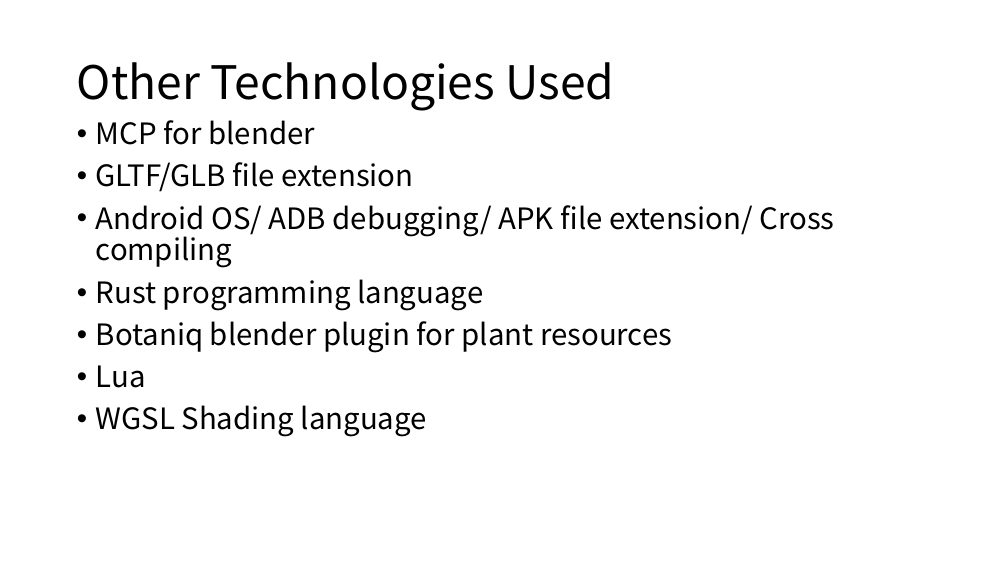
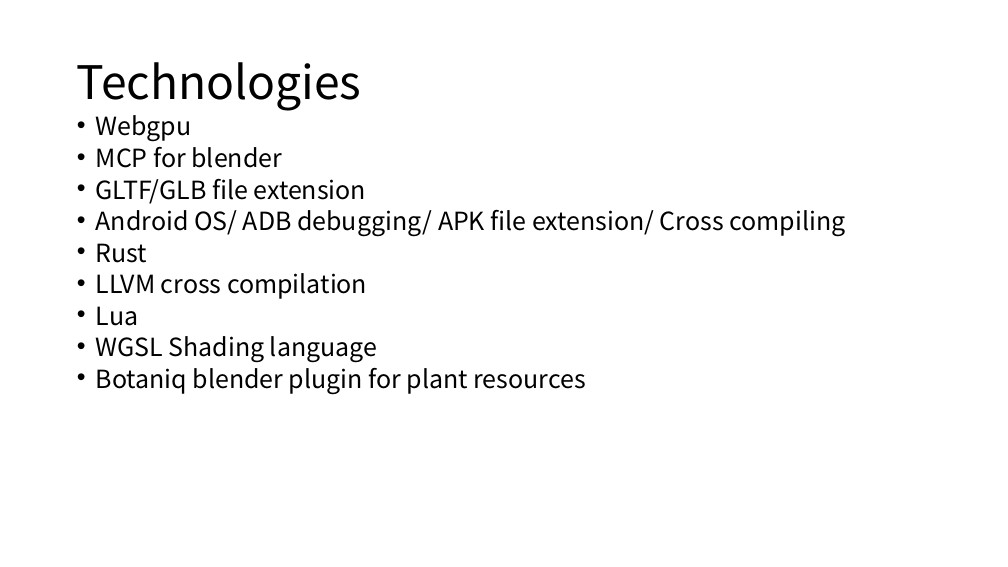
Before and after one commit to boycececil666gmailcom/webgpu-renderer, a slide deck: slide 9 of WebGPU Renderer.pptx. Drawn at 1008x567 pixels with LibreOffice and Linux fonts; fonts in the diff are those of the drawing. Boxes give left, top, right and bottom in pixels: in the first picture for what was removed or moved away, otherwise in the second. Text is boxed around its words. In the diff, an @@ line names an element or a change of style, - is before the commit and + after.

Commit message:
feat(pipeline): implement data-driven DCC pipeline, standard PBR shaders, and bash CI tools
- Refactor renderer and gltf_loader to dynamically evaluate glTF cameras, punctual lights, and standard PBR materials

- Implement standard metallic-roughness WGSL PBR shader (standard_pbr.wgsl)

- Introduce telemetry harness with 10s periodic heartbeats and crash auditing

- Migrate Android CI toolchain to bash (android/ci.sh) and add root E2E test runner (scripts/ci_e2e_test.sh)

- Add Blender DCC automation scripts and replace legacy McLaren assets with optimized base scene

```diff
--- a/WebGPU Renderer.pptx
+++ b/WebGPU Renderer.pptx
@@ title at bbox=[77, 62, 362, 111]: text changed @@
-Other Technologies Used
+Technologies
@@ text at bbox=[96, 115, 192, 142]: paragraph added @@
+• Webgpu
@@ text at bbox=[96, 146, 845, 363]: size 28 to 23.8 pt in "MCP for blender", "GLTF/GLB file extension", "Android OS/ ADB debugging/ APK file extension/ ...", "Lua" and 1 more places; line spacing 0.9 to 0.7 @@
@@ text at bbox=[96, 243, 367, 299]: text changed; size 28 to 23.8 pt @@
-• Rust programming language
-• Botaniq blender plugin for plant resources
+• Rust
+• LLVM cross compilation
@@ text at bbox=[96, 362, 585, 394]: paragraph added @@
+• Botaniq blender plugin for plant resources
```
Also in this commit, not shown: 7 other slides changed, 4 slides added, 1 slide removed, 40 other files.
